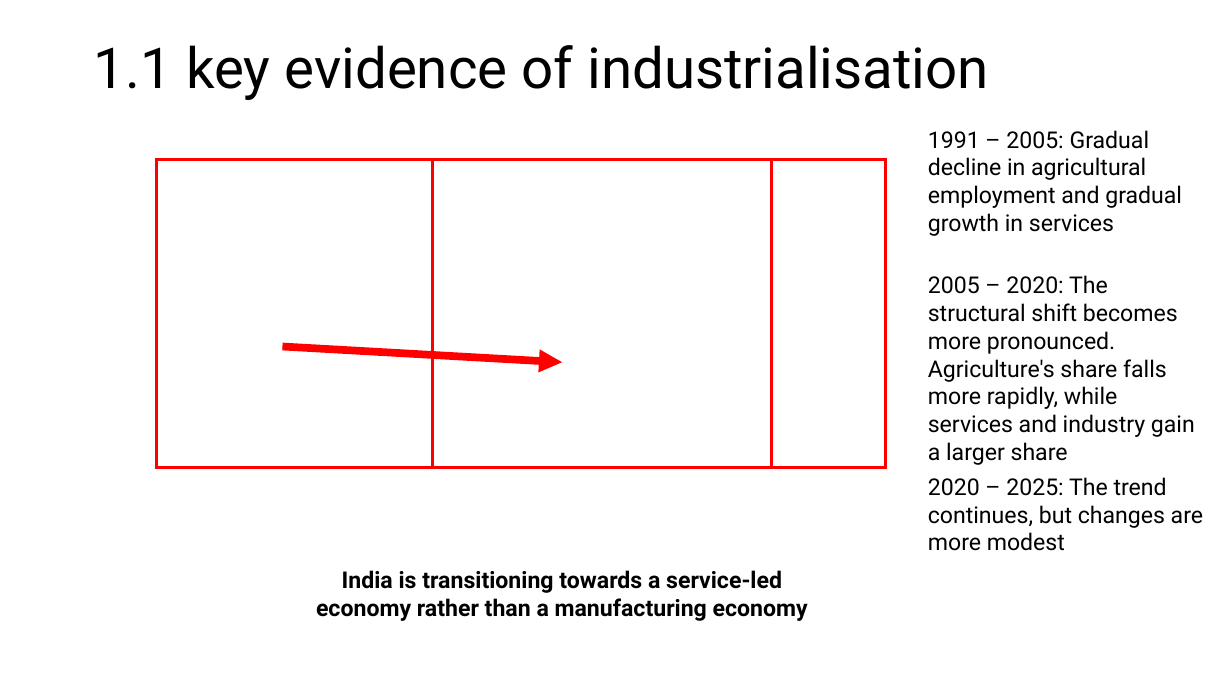
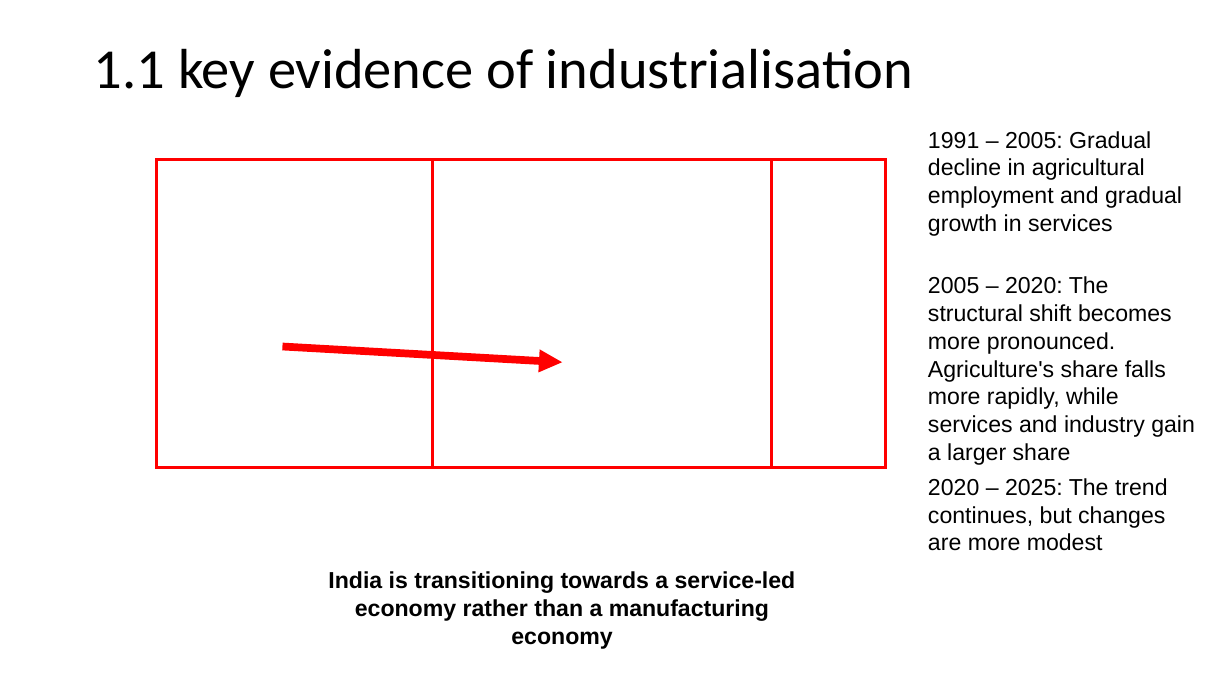
Before and after one commit to josephkohhh/SIM-UOW-Mods, a slide deck: slide 3 of ECON251/Assignment/T01_Group10_Presentation Slides.pptx. Drawn at 1232x693 pixels with LibreOffice and Linux fonts; fonts in the diff are those of the drawing. Boxes give left, top, right and bottom in pixels: in the first picture for what was removed or moved away, otherwise in the second. Text is boxed around its words. In the diff, an @@ line names an element or a change of style, - is before the commit and + after.

```diff
--- a/ECON251/Assignment/T01_Group10_Presentation Slides.pptx
+++ b/ECON251/Assignment/T01_Group10_Presentation Slides.pptx
@@ title "1.1 key evidence of industrialisation" at box(94, 48, 913, 97): font Roboto to Calibri @@
@@ font Roboto to Arial in 4 elements at box(928, 131, 1182, 236), box(928, 276, 1195, 465), box(928, 478, 1168, 551), box(328, 571, 796, 621) @@
```
Also in this commit, not shown: 11 other slides changed.
